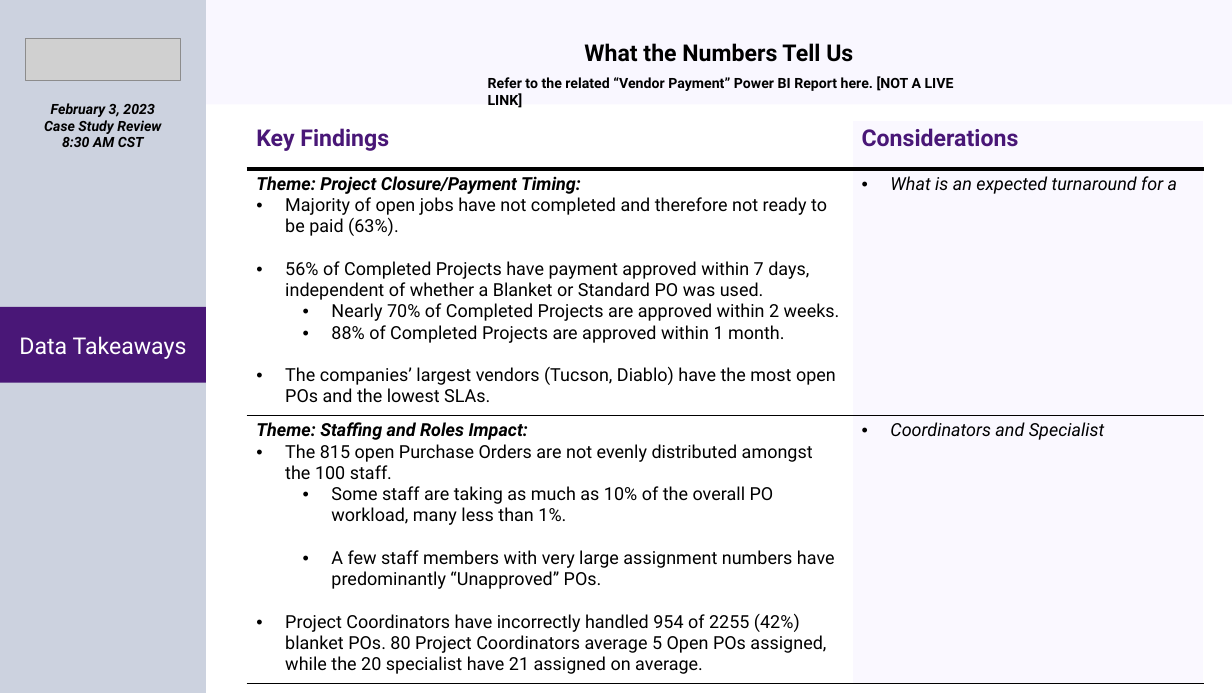
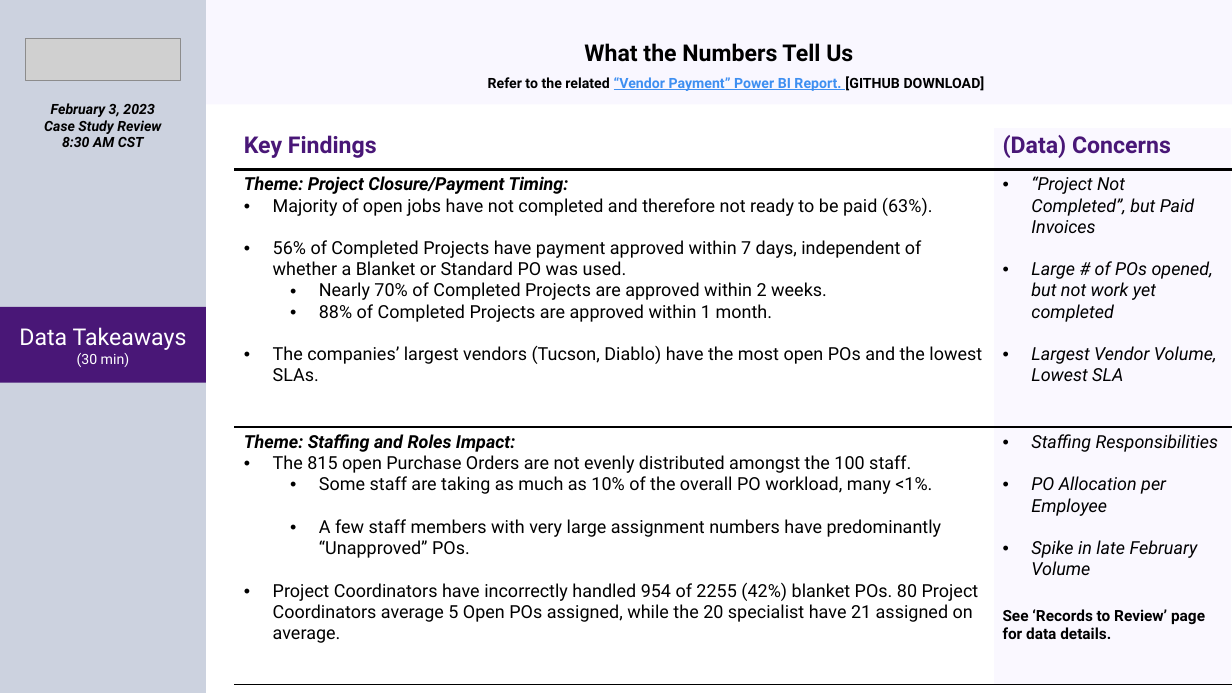
Before and after one commit to timothypenfield/TheWorkx, a slide deck: slide 4 of Projects/PowerBI/Vendor Payment Delays Case Study/VenderPaymentInquiry.pptx. Drawn at 1232x693 pixels with LibreOffice and Linux fonts; fonts in the diff are those of the drawing; grey boxes stand for pictures. Boxes give left, top, right and bottom in pixels: in the first picture for what was removed or moved away, otherwise in the second. Text is boxed around its words. In the diff, an @@ line names an element or a change of style, - is before the commit and + after.

```diff
--- a/Projects/PowerBI/Vendor Payment Delays Case Study/VenderPaymentInquiry.pptx
+++ b/Projects/PowerBI/Vendor Payment Delays Case Study/VenderPaymentInquiry.pptx
@@ text at [488,76,985,91]: text changed @@
-Refer to the related “Vendor Payment” Power BI Report here. [NOT A LIVE LINK]
+Refer to the related “Vendor Payment” Power BI Report. [GITHUB DOWNLOAD]
@@ table at [235,127,1232,684] @@
-row 1, column 2: Considerations
+row 1, column 2: (Data) Concerns
-row 2, column 2: What is an expected turnaround for a
+row 2, column 2: “Project Not Completed”, but Paid Invoices / Large # of POs opened, but not work yet completed / Largest Vendor Volume, Lowest SLA
-row 3, column 1: Theme: Staffing and Roles Impact: / The 815 open Purchase Orders are not evenly distributed amongst the 100 staff. / Some staff are taking as much as 10% of the overall PO workload, many less than 1%. / A few staff members with very large assignment numbers have predominantly “Unapproved” POs. / Project Coordinators have incorrectly handled 954 of 2255 (42%) blanket POs. 80 Project Coordinators average 5 Open POs assigned, while the 20 specialist have 21 assigned on average.
+row 3, column 1: Theme: Staffing and Roles Impact: / The 815 open Purchase Orders are not evenly distributed amongst the 100 staff. / Some staff are taking as much as 10% of the overall PO workload, many <1%. / A few staff members with very large assignment numbers have predominantly “Unapproved” POs. / Project Coordinators have incorrectly handled 954 of 2255 (42%) blanket POs. 80 Project Coordinators average 5 Open POs assigned, while the 20 specialist have 21 assigned on average.
-row 3, column 2: Coordinators and Specialist
+row 3, column 2: Staffing Responsibilities / PO Allocation per Employee / Spike in late February Volume / See ‘Records to Review’ page for data details.
@@ table: place and size @@
-table at [247,120,1203,683]
+table at [235,127,1232,684]
@@ text in rectangle at [77,353,130,367]: paragraph added @@
+(30 min)
```
Also in this commit, not shown: 4 other slides changed, 2 other files.
